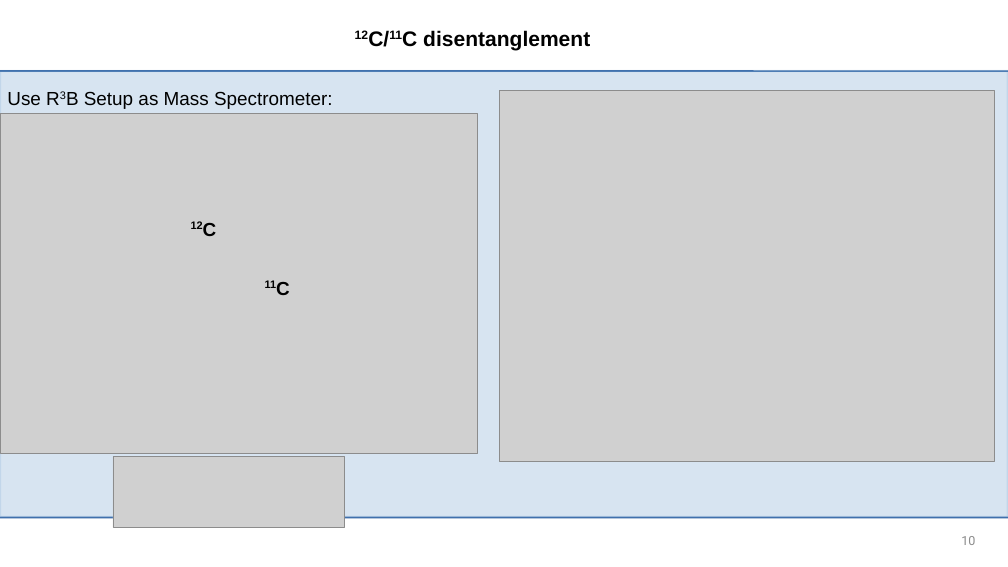
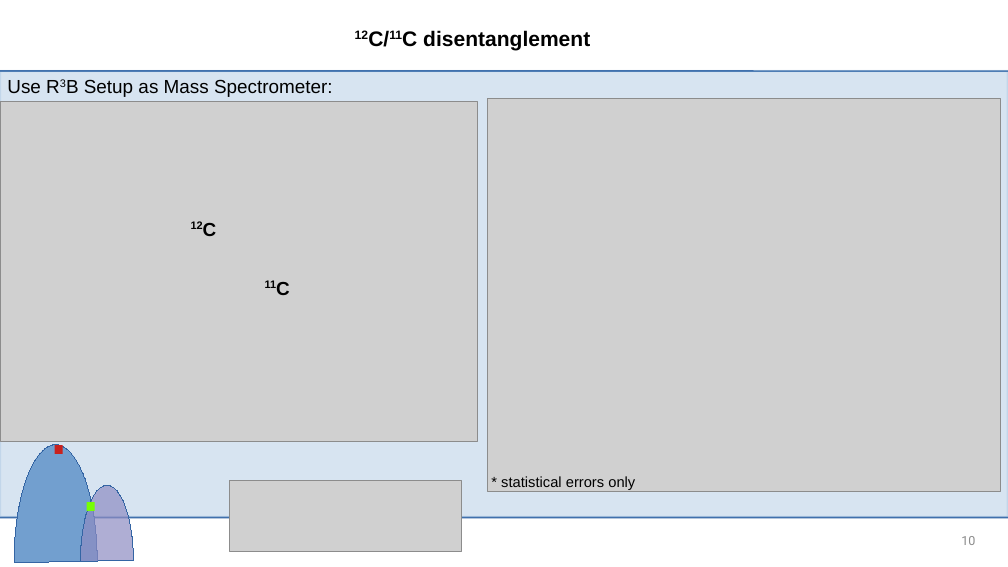
Before and after one commit to jenegger/r3bweek24_gsi, a slide deck: slide 10 of r3bweek_24_gsi.odp. Drawn at 1008x567 pixels with LibreOffice and Linux fonts; fonts in the diff are those of the drawing; grey boxes stand for pictures; background and template pictures are left out. Boxes give left, top, right and bottom in pixels: in the first picture for what was removed or moved away, otherwise in the second. Text is boxed around its words. In the diff, an @@ line names an element or a change of style, - is before the commit and + after.

```diff
--- a/r3bweek_24_gsi.odp
+++ b/r3bweek_24_gsi.odp
@@ text "Use R3B Setup as Mass ...": place and size @@
-text "Use R3B Setup as Mass ..." at (7, 91, 333, 109)
+text "Use R3B Setup as Mass ..." at (7, 79, 333, 97)
@@ picture: place and size @@
-picture at (1, 113, 477, 454)
+picture at (1, 101, 477, 442)
@@ picture: place and size @@
-picture at (499, 91, 994, 461)
+picture at (488, 98, 1000, 492)
@@ group added at (14, 368, 141, 567): 2 freeform shapes, 2 texts @@
+.
+.
@@ text added at (501, 476, 635, 490), 14 pt, text #000000 @@
+* statistical errors only
@@ picture: place and size @@
-picture at (113, 457, 344, 528)
+picture at (230, 481, 461, 552)
```
Also in this commit, not shown: 9 other slides changed, 5 other files.
